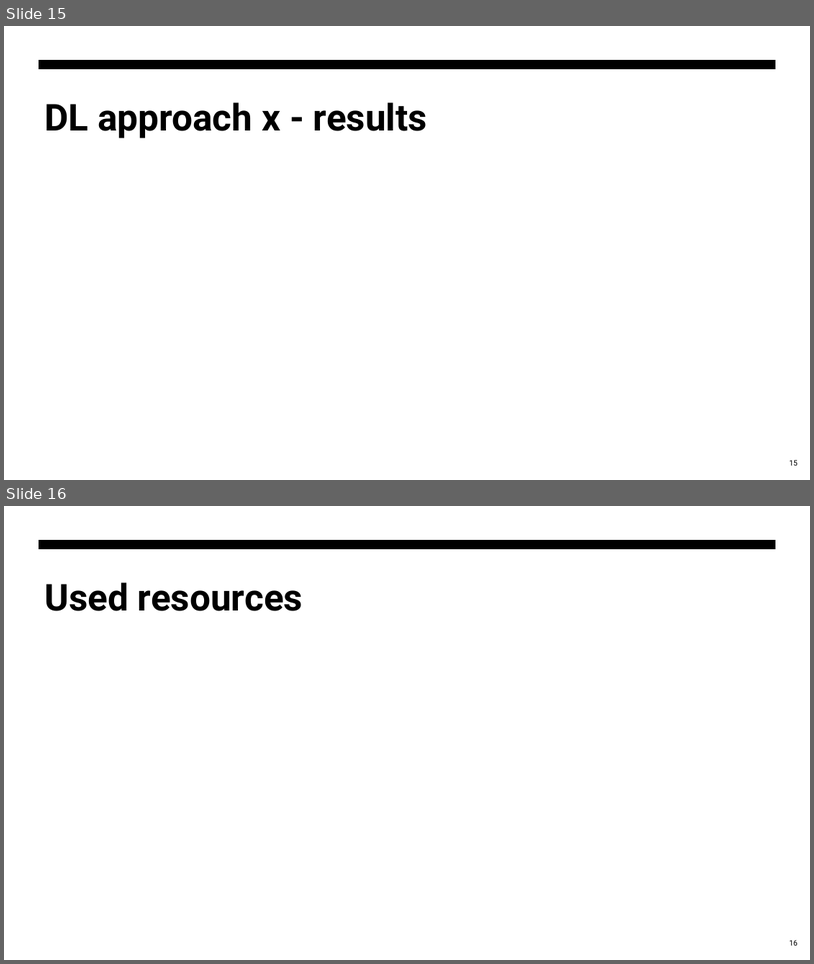
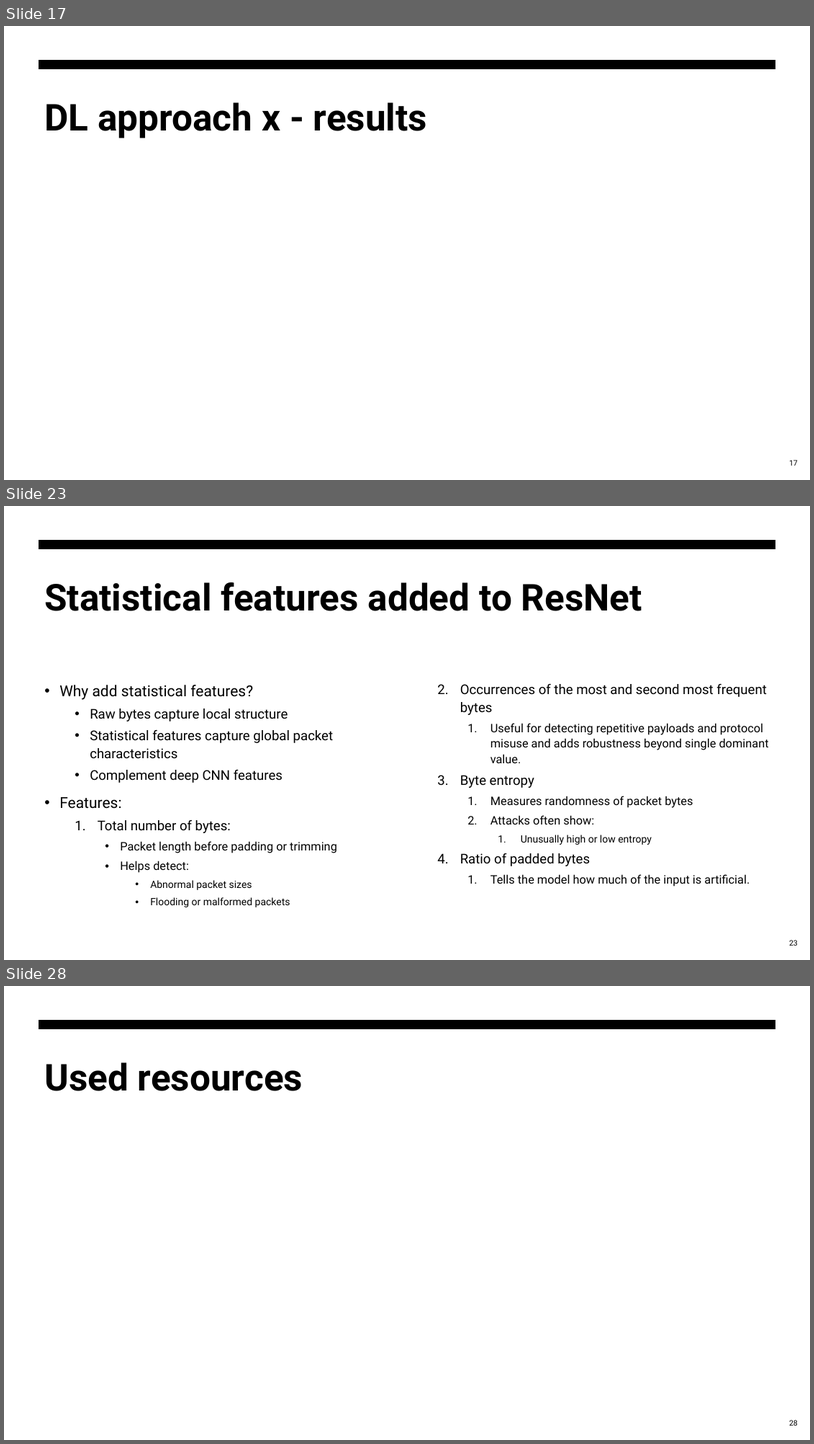
Before and after one commit to abdelazizSalah/Study_Project, a slide deck: Assignment6/Final_presentation.pptx. Shown one above the other, each under a label of ours: slides 15 and 16 before the commit, slides 17, 23 and 28 after it; the slides between them are not shown. The pictures are 814x964 and 814x1444 pixels, drawn with LibreOffice and Linux fonts; fonts in the diff are those of the drawing. Boxes give left, top, right and bottom in pixels: in the first picture for what was removed or moved away, otherwise in the second. Text is boxed around its words. In the diff, an @@ line names an element or a change of style, - is before the commit and + after.

```diff
--- a/Assignment6/Final_presentation.pptx
+++ b/Assignment6/Final_presentation.pptx
@@ slide 23 added at (4,506,810,960), background #FFFFFF; not listed: 1 template element that a slide beside it also shows @@
@@ title added at (44,582,643,611), 44 pt, text #000000, bold @@
+Statistical features added to ResNet
@@ text added at (59,684,769,907), 14 pt, text #000000 @@
+• Why add statistical features?
+  • Raw bytes capture local structure
+  • Statistical features capture global packet characteristics
+  • Complement deep CNN features
+• Features:
+  1. Total number of bytes:
+    • Packet length before padding or trimming
+    • Helps detect:
+      • Abnormal packet sizes
+      • Flooding or malformed packets
+  2. Occurrences of the most and second most frequent bytes
+    1. Useful for detecting repetitive payloads and protocol misuse and adds robustness beyond single dominant value.
+  3. Byte entropy
+    1. Measures randomness of packet bytes
+    2. Attacks often show:
+      1. Unusually high or low entropy
+  4. Ratio of padded bytes
+    1. Tells the model how much of the input is artificial.
@@ page number added at (790,939,798,945), 9 pt, text #000000 @@
+23
@@ what was slide 15 is now slide 17 @@
@@ page number at (790,459,798,465): text changed @@
-15
+17
@@ what was slide 16 is now slide 28 @@
@@ page number at (790,1419,798,1425): text changed @@
-16
+28
```
Also in this commit, not shown: 7 slides changed, 12 other slides added, 1 slide removed, 2 other files.
